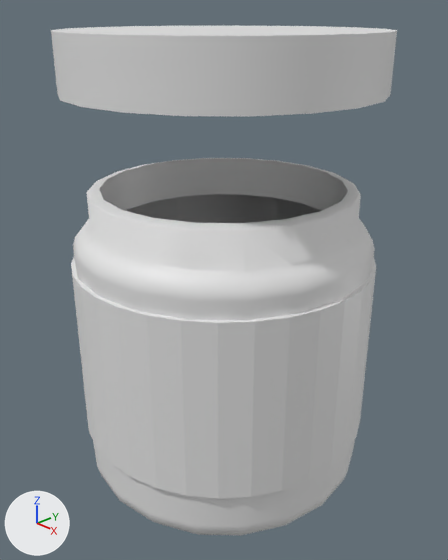
What one commit did to the Blender file Assets/Art/Models/blend files/jelly jar.blend.
The view is the same before and after, from a camera (50 mm lens) standing at (2.9, -2.72, 2.25) and looking at (0.01, -0.01, 0.53). The lights are fixed; the arrows at lower left show +X, +Y and +Z. The older version comes first.

The scene before the commit, as lines of its bpy script (objects in view):
```python
me_cylinder = bpy.data.meshes.new('Cylinder')
me_cylinder.from_pydata(...)  # 128 vertices, 128 faces; spans x -1.0..1.0, y -1.0..1.0, z -0.48..0.7
me_polysurface1 = bpy.data.meshes.new('polySurface1')
me_polysurface1.from_pydata(...)  # 474 vertices, 460 faces; spans x -1.0..1.0, y -1.0..1.2, z -1.0..1.0
me_polysurface1.materials.append(None)
me_polysurface3 = bpy.data.meshes.new('polySurface3')
me_polysurface3.from_pydata(...)  # 82 vertices, 100 faces; spans x -1.0..1.0, y 1.79..2.14, z -1.0..1.0
me_polysurface3.materials.append(None)
ob_cylinder = bpy.data.objects.new('Cylinder', me_cylinder)
ob_cylinder.location = (0.0, 0.0, 0.0)
ob_cylinder.scale = (1.02, 1.02, 1.02)
ob_polysurface1 = bpy.data.objects.new('polySurface1', me_polysurface1)
ob_polysurface1.location = (0.0, 0.0, 0.0)
ob_polysurface1.rotation_euler = (1.571, 0.0, 0.0)  # degrees (90, 0, 0)
ob_polysurface3 = bpy.data.objects.new('polySurface3', me_polysurface3)
ob_polysurface3.location = (0.0, 0.0, 0.0)
ob_polysurface3.rotation_euler = (1.571, 0.0, 0.0)  # degrees (90, 0, 0)
```
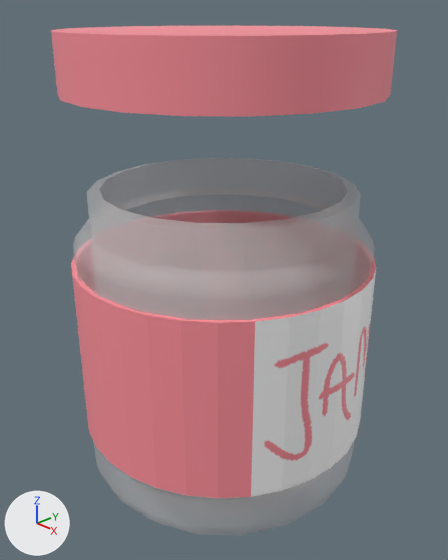
Location of each change, (x1, y1, x2, y2) in pixels of the pictures (448 x 560 px):
'polySurface1', recoloured: (73, 158, 375, 536) in both
'Cylinder', recoloured, surface changed: (71, 257, 376, 498) in both
'polySurface3', recoloured (white to pink): (51, 26, 397, 116) in both

The change in detail:
Picture 'jelly jar label uv.png' (img_jelly_jar_label_uv_png) is new.
Material 'Material' (mat_material) is new.
Its texture is img_jelly_jar_label_uv_png.
Material 'Material.001' (mat_material_001) is new.
Its base color is (1.0, 0.283, 0.332) (pink #ff919c).
Material 'Material.003' (mat_material_003) is new.
Its base color is (0.8, 0.8, 0.8) (white #e7e7e7).
Its alpha is 0.3.
me_polysurface1 has 474 vertices, 460 faces and spans x -1.0..1.0, y -1.0..1.2, z -1.0..1.0.
me_polysurface1 gains material mat_material_003 (white #e7e7e7).
me_polysurface3 has 82 vertices, 100 faces and spans x -1.0..1.0, y 1.79..2.14, z -1.0..1.0.
me_polysurface3 gains material mat_material_001 (pink #ff919c).
me_cylinder has 128 vertices, 128 faces and spans x -1.0..1.0, y -1.0..1.0, z -0.48..0.7.
me_cylinder is used by ob_cylinder; location (0.0, 0.0, 0.0); scale (1.02, 1.02, 1.02).
me_cylinder part 1: texture (UV) coordinates of 128 of 128 faces, centred in x -0.99..0.99, y -0.99..0.99, z -0.48..0.7, changed; they spanned u 0.0..0.81, v 0.0..1.0 and now span u 0.0..1.0, v 0.0..0.94.
me_cylinder gains material mat_material (picture img_jelly_jar_label_uv_png).
